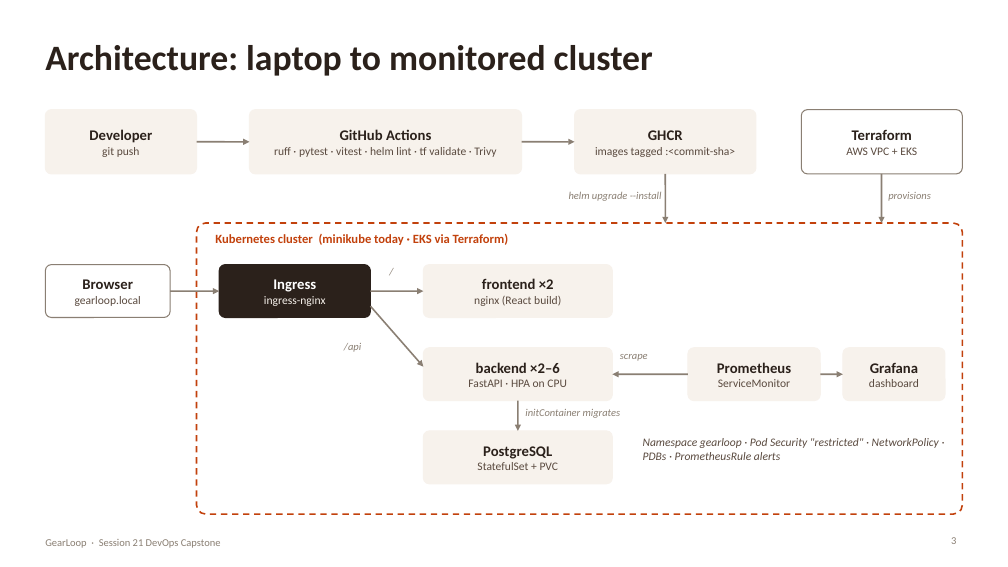
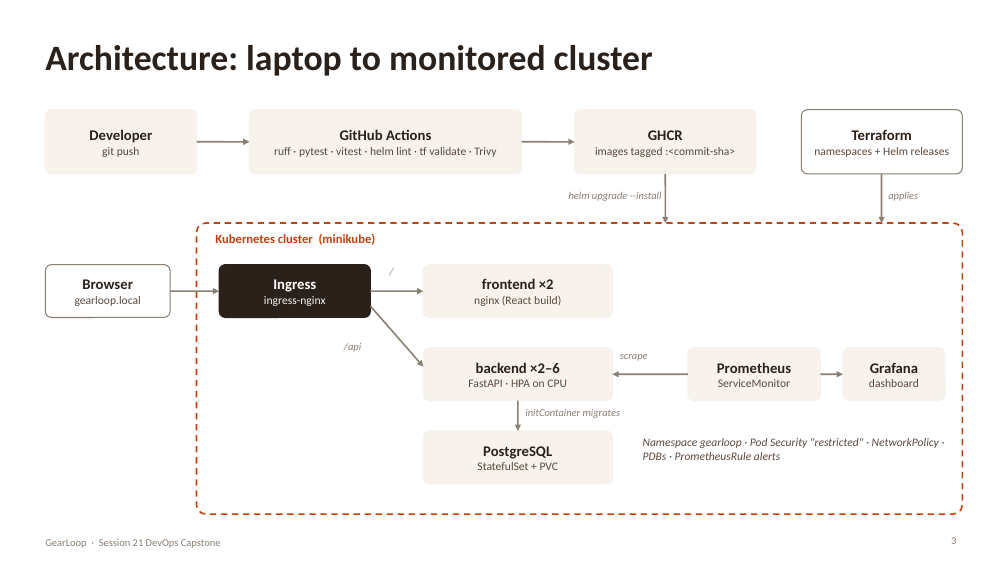
Before and after one commit to aastik-gg/DevOps_Project, a slide deck: slide 3 of presentation/GearLoop-Capstone.pptx. Drawn at 1008x567 pixels with LibreOffice and Linux fonts; fonts in the diff are those of the drawing. Boxes give left, top, right and bottom in pixels: in the first picture for what was removed or moved away, otherwise in the second. Text is boxed around its words. In the diff, an @@ line names an element or a change of style, - is before the commit and + after.

Commit message:
docs: update deck for local Terraform (plan/apply/destroy on minikube)

```diff
--- a/presentation/GearLoop-Capstone.pptx
+++ b/presentation/GearLoop-Capstone.pptx
@@ text at bbox=[814, 147, 949, 157]: text changed @@
-AWS VPC + EKS
+namespaces + Helm releases
@@ text at bbox=[888, 192, 918, 201]: text changed @@
-provisions
+applies
@@ text at bbox=[215, 234, 376, 245]: text changed @@
-Kubernetes cluster (minikube today · EKS via Terraform)
+Kubernetes cluster (minikube)
```
Also in this commit, not shown: 3 other slides changed, 1 slide added, 1 slide removed.
